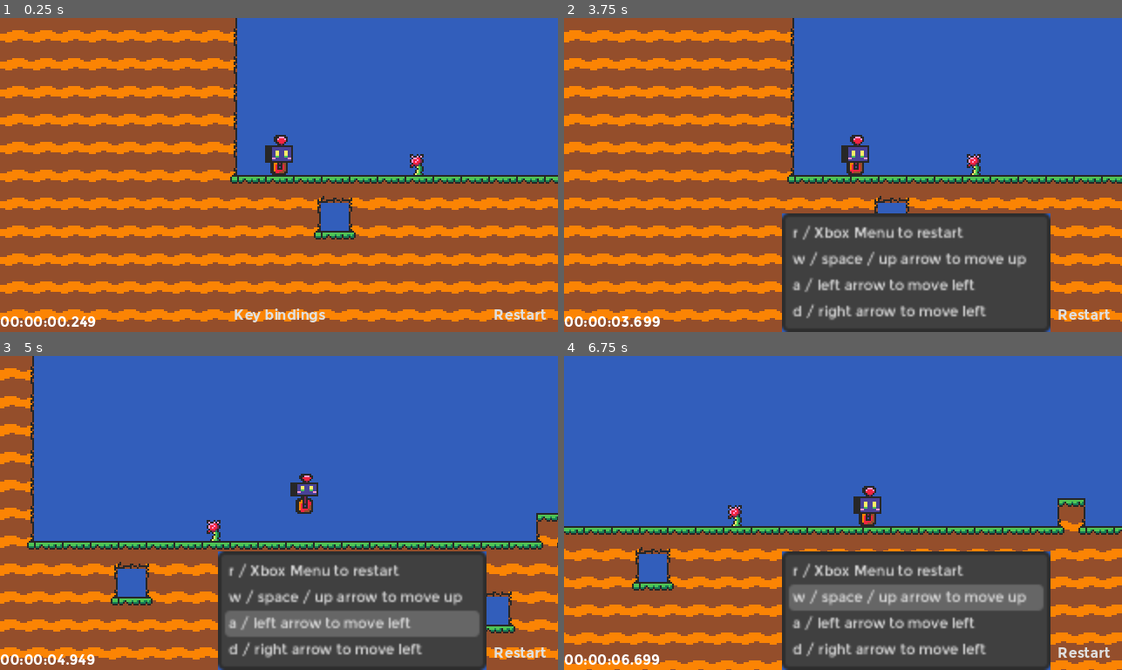
Above: before the commit, frames 1-4 (two rows, left to right).
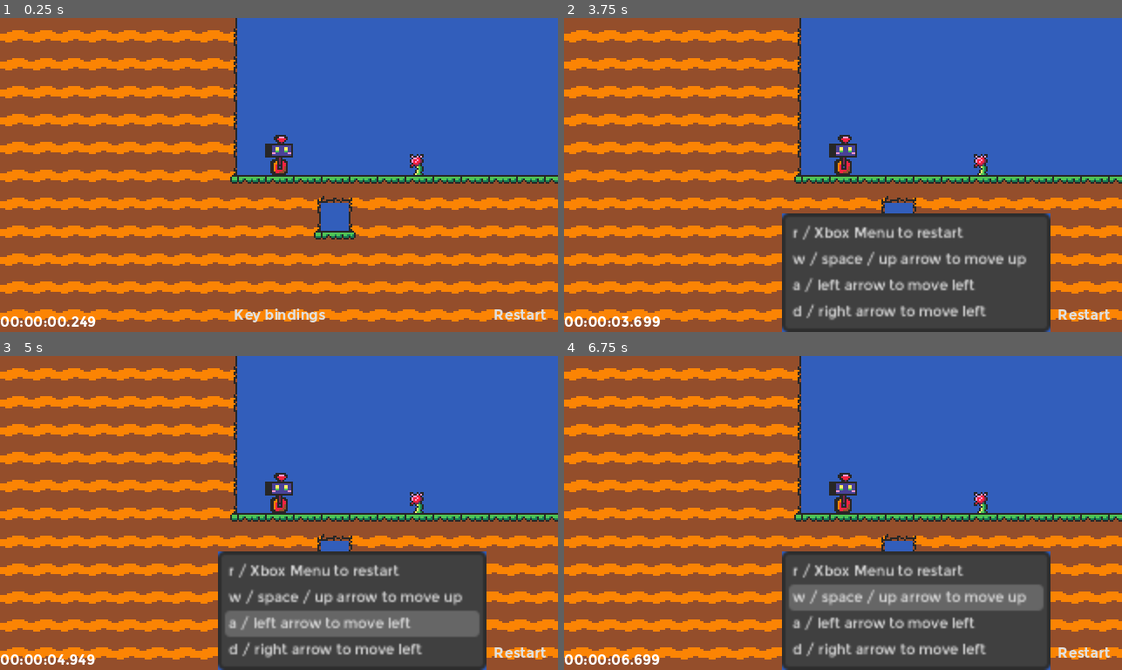
Above: after the commit, the same moments.

Repository: auroraanna/Find-Billy
Game: Godot game, scene res://levels/main.tscn
Same seed, same stepped clock (60 frames per second), same inputs: the game is played once before the commit and once after it.
Inputs:
- Up to frame 1 (0.25 s): no input
- Up to frame 2 (3.75 s): click "Restart" at 0.5 s; click "Restart" at 1.25 s; click "Restart" at 2 s; click "Key bindings" at 2.75 s; hold Right (ui_right) from 3.53 s (still down)
- Up to frame 3 (5 s): keep holding Right (ui_right); tap Up (ui_up) at 3.77, 4.52 s
- Up to frame 4 (6.75 s): release Right (ui_right) at 5.03 s; hold Left (ui_left) 5.03-5.78 s; hold Right (ui_right) from 5.78 s (still down); tap Up (ui_up) at 6.02 s

The runs differ from the first frame. In frame 1, 0.2% of the frame differs, in the area x 47-53%, y 38-48%; in frame 2, 7.9%; in frame 3, 34%; in frame 4, 46%, in the area x 0-100%, y 0-100%.
Error after the commit: Parse Error: Identifier "stopwatch" not declared in the current scope. (res://characters/robert/default.gd:57)

Commit message:
added run time saving via json file but without file truncation

Diff:
--- a/characters/robert/default.gd
+++ b/characters/robert/default.gd
@@ -54,3 +54,4 @@
 
 func _on_Finish_body_entered(_body):
 	global.robert_finished = true
+	stopwatch.handle_run_time()
--- a/ui/stopwatch/default.gd
+++ b/ui/stopwatch/default.gd
@@ -12,3 +12,24 @@
 	var hours = fmod(fmod(global.robert_time, 3600 * 24) / 3600, 24)
 
 	label.text = "%02d:%02d:%02d.%03d" % [hours, mins, secs, milsecs]
+
+func handle_run_time():
+	var metrics_path = "user://metrics.json"
+	var metrics_file = FileAccess.open(metrics_path, FileAccess.READ_WRITE)
+	var metrics = {}
+	if (FileAccess.file_exists(metrics_path)):
+		var metrics_text = metrics_file.get_as_text()
+		if (metrics_text != ""):
+			var maybe_metrics = JSON.parse_string(metrics_file.get_as_text())
+			if (maybe_metrics != null):
+				metrics = maybe_metrics
+
+	if (metrics.get("best_run_time") == null):
+		set_run_time_as_best_run_time(metrics, metrics_file)
+	else:
+		if (metrics.get("best_run_time") > global.robert_time):
+			set_run_time_as_best_run_time(metrics, metrics_file)
+
+func set_run_time_as_best_run_time(metrics, metrics_file):
+	metrics["best_run_time"] = global.robert_time
+	metrics_file.store_string(JSON.stringify(metrics))
